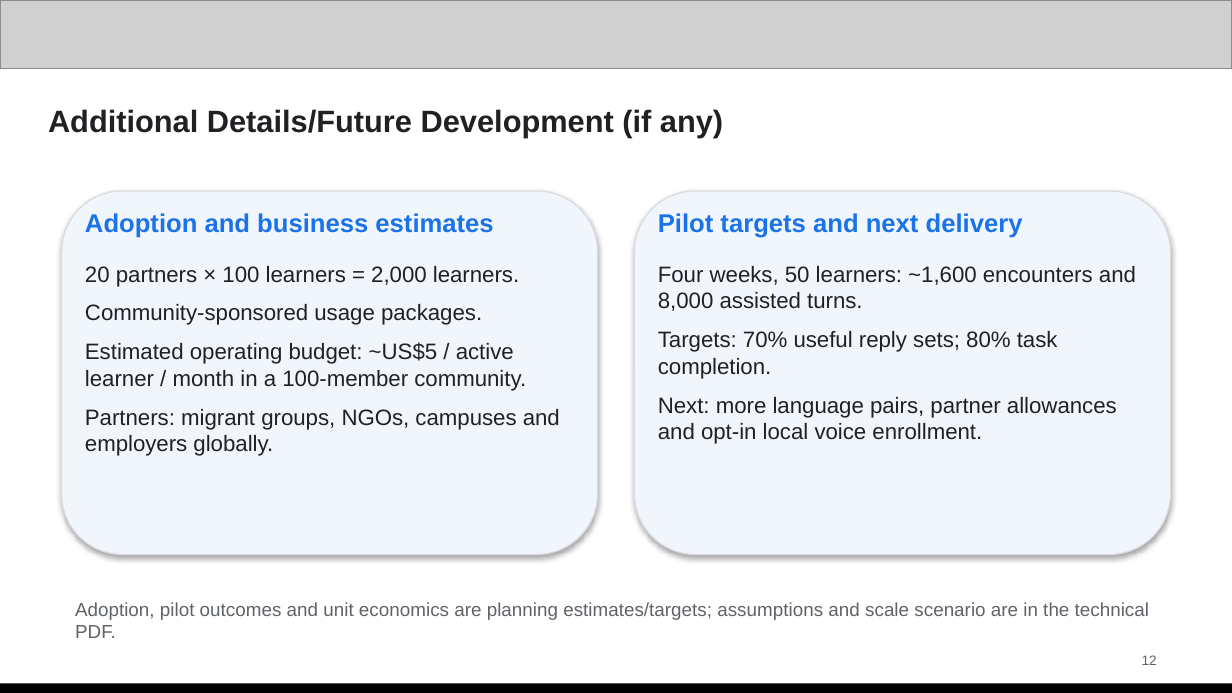
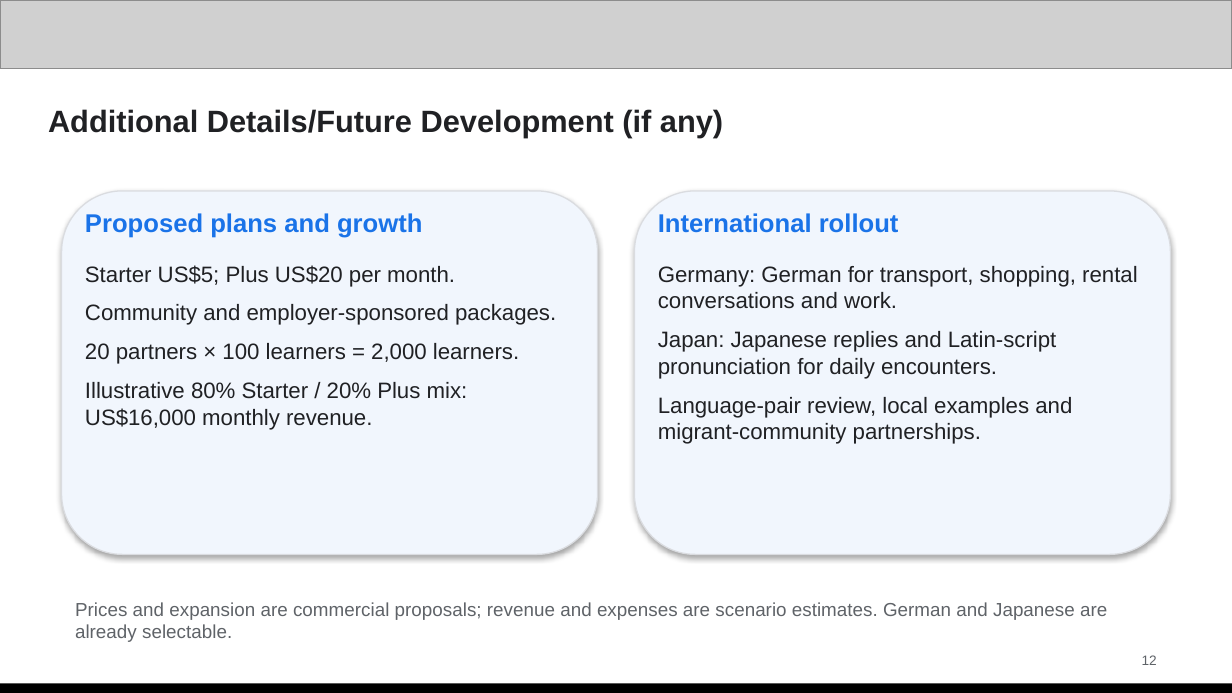
Before and after one commit to U4AR/LingoLive, a slide deck: slide 12 of docs/submission/LingoLive-Pitch-Deck.pptx. Drawn at 1232x693 pixels with LibreOffice and Linux fonts; fonts in the diff are those of the drawing; grey boxes stand for pictures. Boxes give left, top, right and bottom in pixels: in the first picture for what was removed or moved away, otherwise in the second. Text is boxed around its words. In the diff, an @@ line names an element or a change of style, - is before the commit and + after.

Commit message:
Add proposed Starter and Plus plans and international migrant use cases

```diff
--- a/docs/submission/LingoLive-Pitch-Deck.pptx
+++ b/docs/submission/LingoLive-Pitch-Deck.pptx
@@ text at (x1=85, y1=213, x2=422, y2=238): text changed @@
-Adoption and business estimates
+Proposed plans and growth
@@ text at (x1=658, y1=213, x2=899, y2=233): text changed @@
-Pilot targets and next delivery
+International rollout
@@ text at (x1=85, y1=265, x2=556, y2=325): paragraphs added @@
+Starter US$5; Plus US$20 per month.
+Community and employer-sponsored packages.
@@ text at (x1=658, y1=266, x2=1138, y2=444): text changed @@
-Four weeks, 50 learners: ~1,600 encounters and 8,000 assisted turns.
-Targets: 70% useful reply sets; 80% task completion.
-Next: more language pairs, partner allowances and opt-in local voice enrollment.
+Germany: German for transport, shopping, rental conversations and work.
+Japan: Japanese replies and Latin-script pronunciation for daily encounters.
+Language-pair review, local examples and migrant-community partnerships.
@@ text at (x1=85, y1=382, x2=468, y2=430): text changed @@
-Community-sponsored usage packages.
-Estimated operating budget: ~US$5 / active learner / month in a 100-member community.
-Partners: migrant groups, NGOs, campuses and employers globally.
+Illustrative 80% Starter / 20% Plus mix: US$16,000 monthly revenue.
@@ text at (x1=75, y1=602, x2=1107, y2=642): text changed @@
-Adoption, pilot outcomes and unit economics are planning estimates/targets; assumptions and scale scenario are in the technical PDF.
+Prices and expansion are commercial proposals; revenue and expenses are scenario estimates. German and Japanese are already selectable.
```
Also in this commit, not shown: 2 other slides changed, 20 other files.
